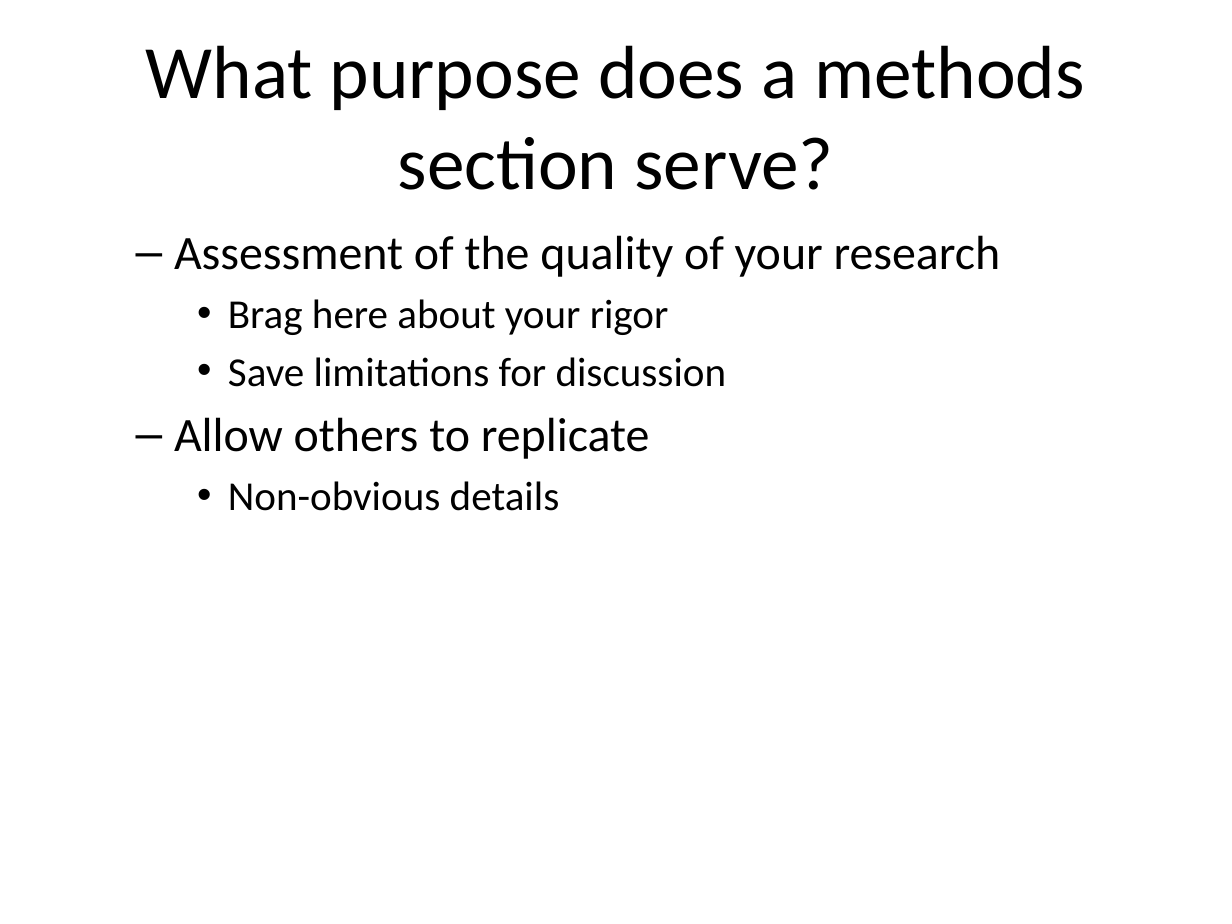
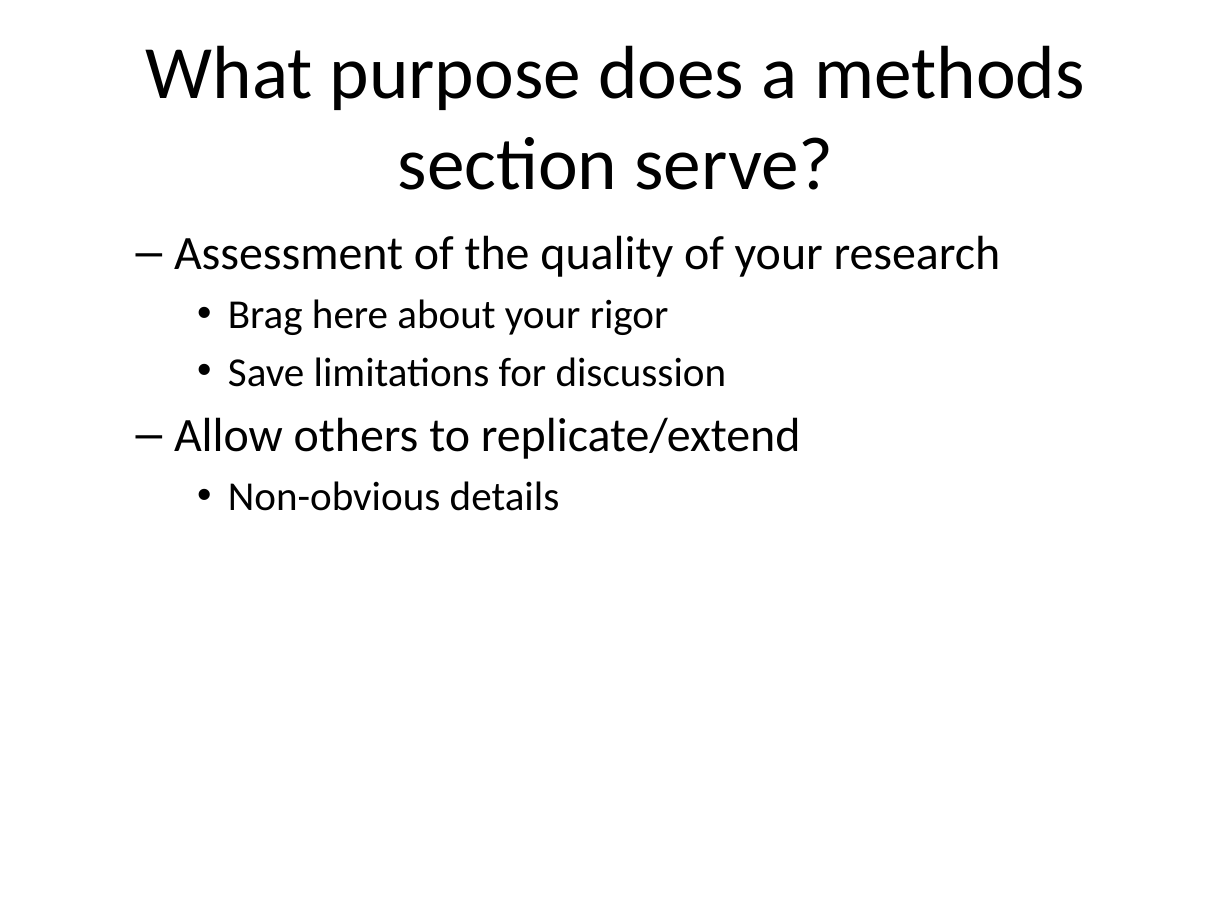
Before and after one commit to classes-medb/5510, a slide deck: slide 105 of src/video-13-statistical-models.pptx (slide 88 before the commit). Drawn at 1232x924 pixels with LibreOffice and Linux fonts; fonts in the diff are those of the drawing. Boxes give left, top, right and bottom in pixels: in the first picture for what was removed or moved away, otherwise in the second. Text is boxed around its words. In the diff, an @@ line names an element or a change of style, - is before the commit and + after.

Commit message:
Methods section write-up for video 13

```diff
--- a/src/video-13-statistical-models.pptx
+++ b/src/video-13-statistical-models.pptx
@@ text at [174,417,801,459]: text changed @@
-  – Allow others to replicate
+  – Allow others to replicate/extend
```
Also in this commit, not shown: 23 other slides changed, 22 slides added, 11 slides removed, 4 other files.
